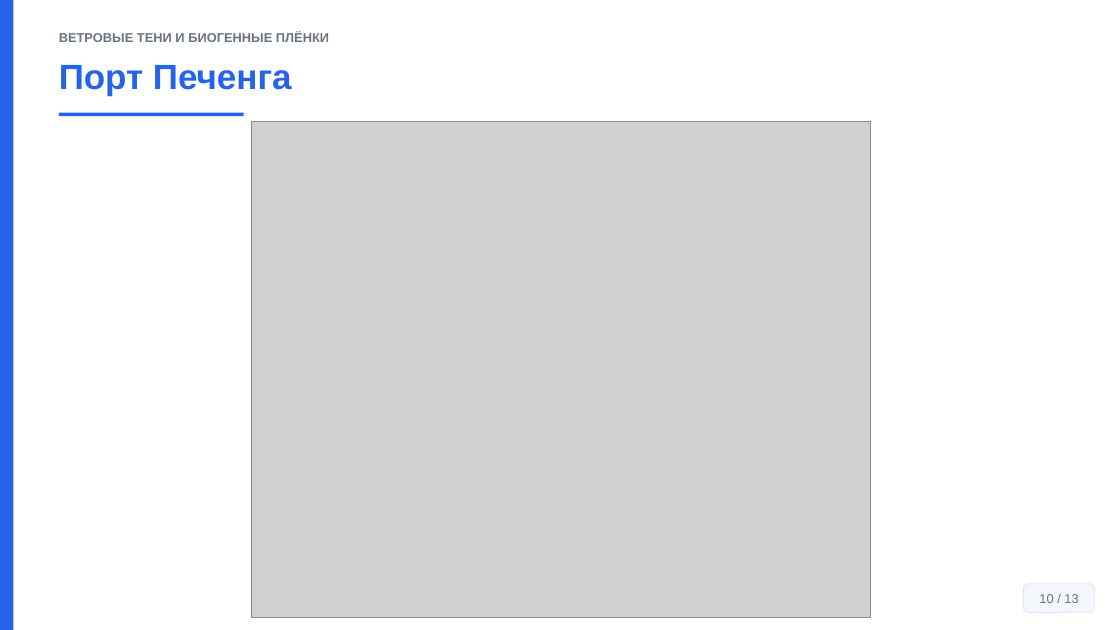
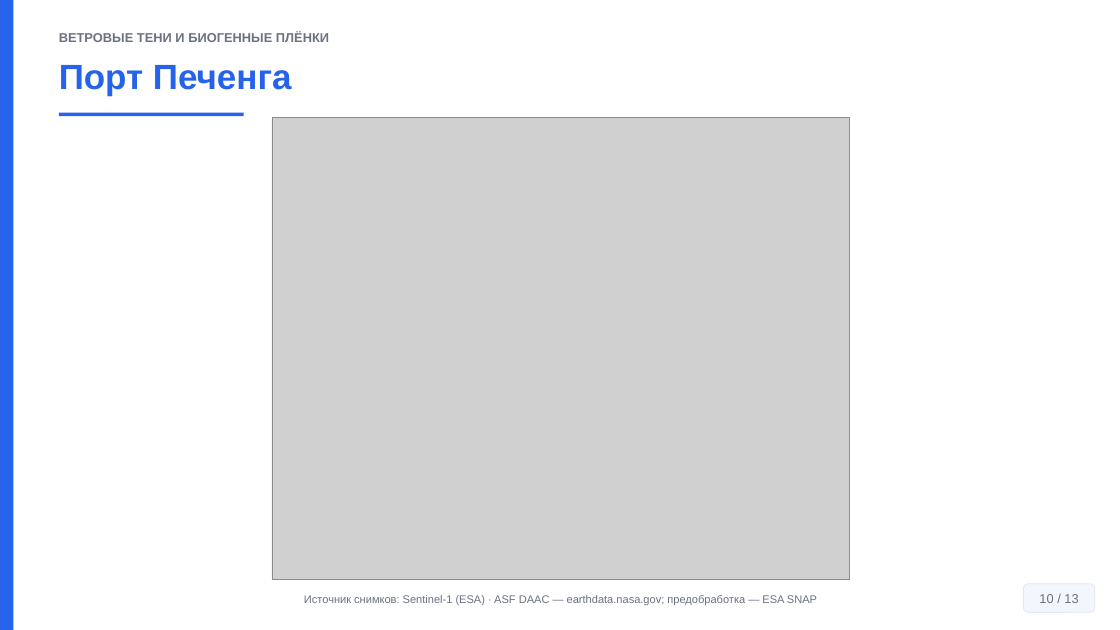
Before and after one commit to Confucius-hub/spbu_db_hw, a slide deck: slide 10 of thesis/vkr_final/Презентация_Финал_Байханов_2026.pptx. Drawn at 1120x630 pixels with LibreOffice and Linux fonts; fonts in the diff are those of the drawing; grey boxes stand for pictures. Boxes give left, top, right and bottom in pixels: in the first picture for what was removed or moved away, otherwise in the second. Text is boxed around its words. In the diff, an @@ line names an element or a change of style, - is before the commit and + after.

```diff
--- a/thesis/vkr_final/Презентация_Финал_Байханов_2026.pptx
+++ b/thesis/vkr_final/Презентация_Финал_Байханов_2026.pptx
@@ picture resized from (x1=251, y1=122, x2=871, y2=618) to (x1=272, y1=118, x2=850, y2=580) @@
@@ text added at (x1=304, y1=595, x2=817, y2=605), 9.5 pt, text #6B7280 @@
+Источник снимков: Sentinel-1 (ESA) · ASF DAAC — earthdata.nasa.gov; предобработка — ESA SNAP
```
Also in this commit, not shown: 3 other slides changed, 5 other files.
